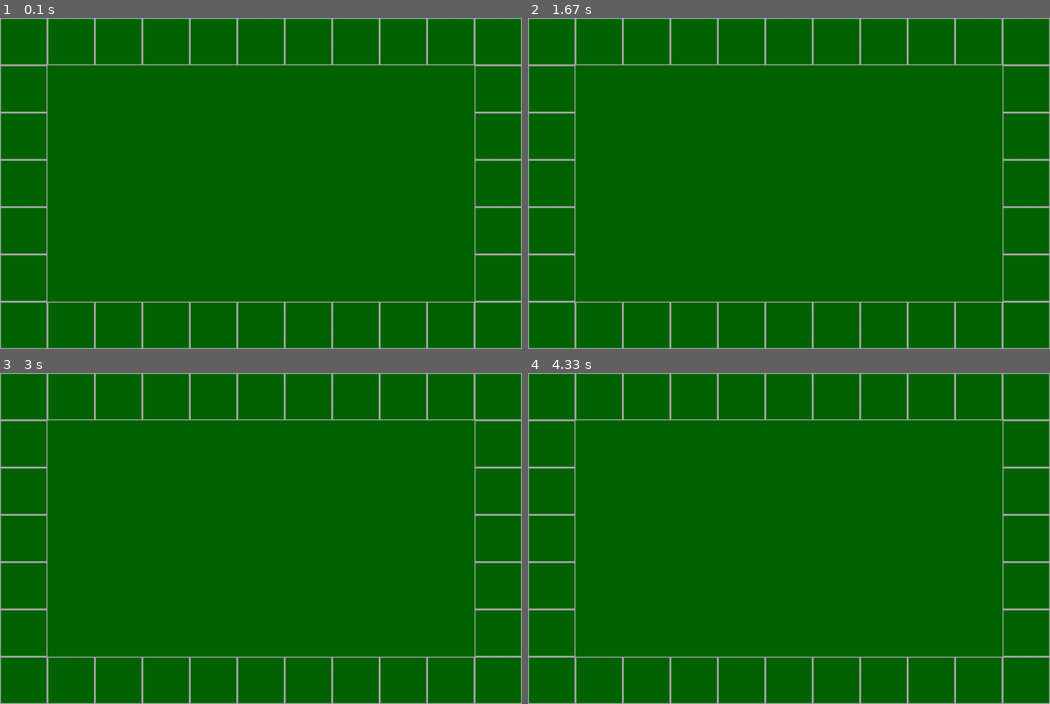
Above: before the commit, frames 1-4 (two rows, left to right).
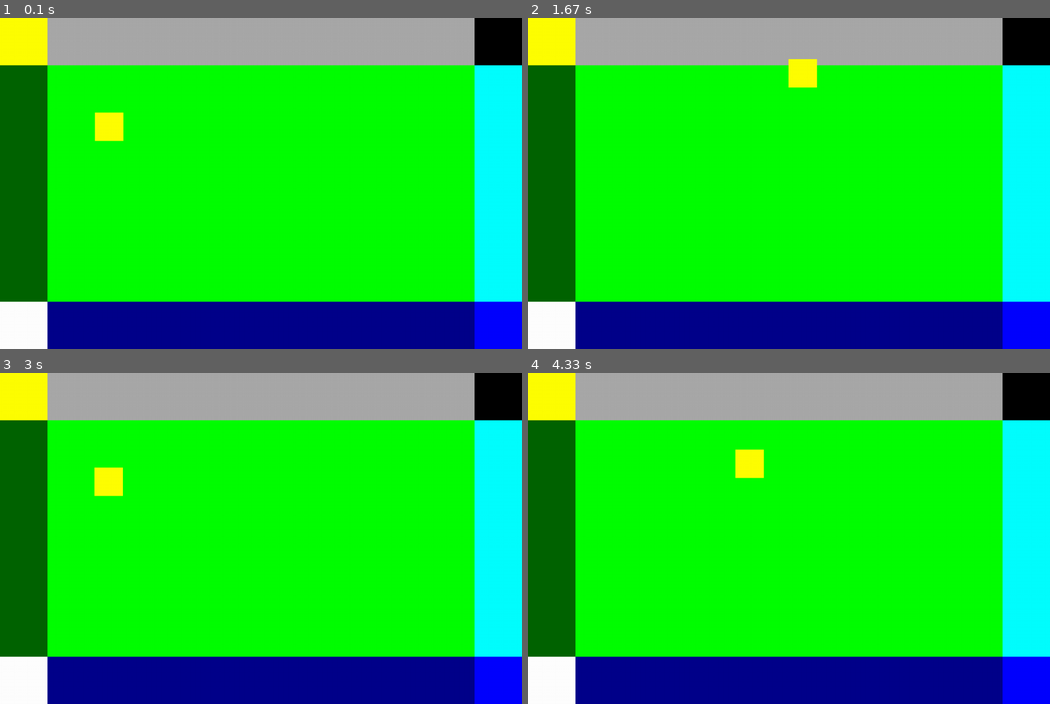
Above: after the commit, the same moments.

Repository: desashuno/pygame_roguelike
Game: pygame game, started from main.py
Two runs of this game, one before a commit and one after it. Both use one fixed random seed, a clock stepped at 60 frames per second and the inputs below.
Inputs:
- Up to frame 1 (0.1 s): no input
- Up to frame 2 (1.67 s): hold D 0.33-0.8 s; hold W 0.83-1.13 s; hold D 1.17-1.63 s
- Up to frame 3 (3 s): hold A 1.67-2.2 s; hold S 2.23-2.53 s; hold A 2.57-2.97 s
- Up to frame 4 (4.33 s): hold W 3-3.37 s; hold D 3.4-4.03 s; hold S from 4.07 s (still down)

The runs differ from the first frame. In frame 1, 93% of the frame differs, in the area x 0-100%, y 0-100%; in frame 2, 93%; in frame 3, 93%; in frame 4, 93%.

Commit message:
draw diferent types of  walls

Diff:
--- a/main.py
+++ b/main.py
@@ -1,6 +1,7 @@
 import pygame as pg
 import sys
 from map import Map
+from player import Player
 from settings import *
 
 
@@ -17,6 +18,7 @@
 
     def start_modules(self):
         self.map = Map(self)
+        self.player = Player(self)
 
     def events(self):
         for event in pg.event.get():
@@ -27,10 +29,12 @@
     def update(self):
         pg.display.flip()
         self.deltatime = self.clock.tick(FPS)
+        self.player.update()
 
     def draw(self):
         self.screen.fill('black')
         self.map.draw()
+        self.player.draw()
 
     def run(self):
         while True:
@@ -39,7 +43,6 @@
             self.draw()
 
 
-
 if __name__ == "__main__":
     game = Game()
     game.run()
--- a/map.py
+++ b/map.py
@@ -60,8 +60,23 @@
         self.draw_walls()
 
     def draw_background(self):
-        self.game.screen.fill('darkgreen')
+        self.game.screen.fill('green')
 
     def draw_walls(self):
         for pos in self.room_map:
-            pg.draw.rect(self.game.screen, 'darkgray', (pos[0] *100, pos[1] * 100, 100, 100), 2)
+            if self.room_map[pos] == 110:
+                pg.draw.rect(self.game.screen, 'darkgray', (pos[0] *100, pos[1] * 100, 100, 100))
+            elif self.room_map[pos] == 120:
+                pg.draw.rect(self.game.screen, 'darkblue', (pos[0] *100, pos[1] * 100, 100, 100))
+            elif self.room_map[pos] == 130:
+                pg.draw.rect(self.game.screen, 'cyan', (pos[0] * 100, pos[1] *100, 100, 100))
+            elif self.room_map[pos] == 140:
+                pg.draw.rect(self.game.screen, 'darkgreen', (pos[0] * 100, pos[1] *100, 100, 100))
+            elif self.room_map[pos] == 210:
+                pg.draw.rect(self.game.screen, 'yellow', (pos[0] * 100, pos[1] *100, 100, 100))
+            elif self.room_map[pos] == 220:
+                pg.draw.rect(self.game.screen, 'black', (pos[0] * 100, pos[1] *100, 100, 100))
+            elif self.room_map[pos] == 230:
+                pg.draw.rect(self.game.screen, 'white', (pos[0] * 100, pos[1] *100, 100, 100))
+            elif self.room_map[pos] == 240:
+                pg.draw.rect(self.game.screen, 'blue', (pos[0] * 100, pos[1] *100, 100, 100))
--- /dev/null
+++ b/player.py
@@ -0,0 +1,34 @@
+import pygame as pg
+from settings import *
+
+
+class Player:
+    def __init__(self, game):
+        self.game = game
+        self.x, self.y = PLAYER_POS
+
+    def movement(self):
+        dx, dy = 0, 0
+        self.vel = (PLAYER_SPEED * self.game.deltatime) / 200
+        keys = pg.key.get_pressed()
+        if keys[pg.K_w]:
+            self.y -= self.vel
+        if keys[pg.K_s]:
+            self.y += self.vel
+        if keys[pg.K_a]:
+            self.x -= self.vel
+        if keys[pg.K_d]:
+            self.x += self.vel
+
+        #print('x: ', self.x, 'y: ', self.y)
+        self.check_collider()
+
+    def check_collider(self):
+       pass
+
+    def update(self):
+        self.movement()
+        #self.check_collider()
+
+    def draw(self):
+        pg.draw.rect(self.game.screen, 'yellow', (self.x * 100, self.y * 100, PLAYER_SIZE_SCALE, PLAYER_SIZE_SCALE))
--- a/settings.py
+++ b/settings.py
@@ -1,2 +1,5 @@
 RES = 1100, 700
 FPS = 60
+PLAYER_POS = 2, 2
+PLAYER_SPEED = 0.75
+PLAYER_SIZE_SCALE = 60
